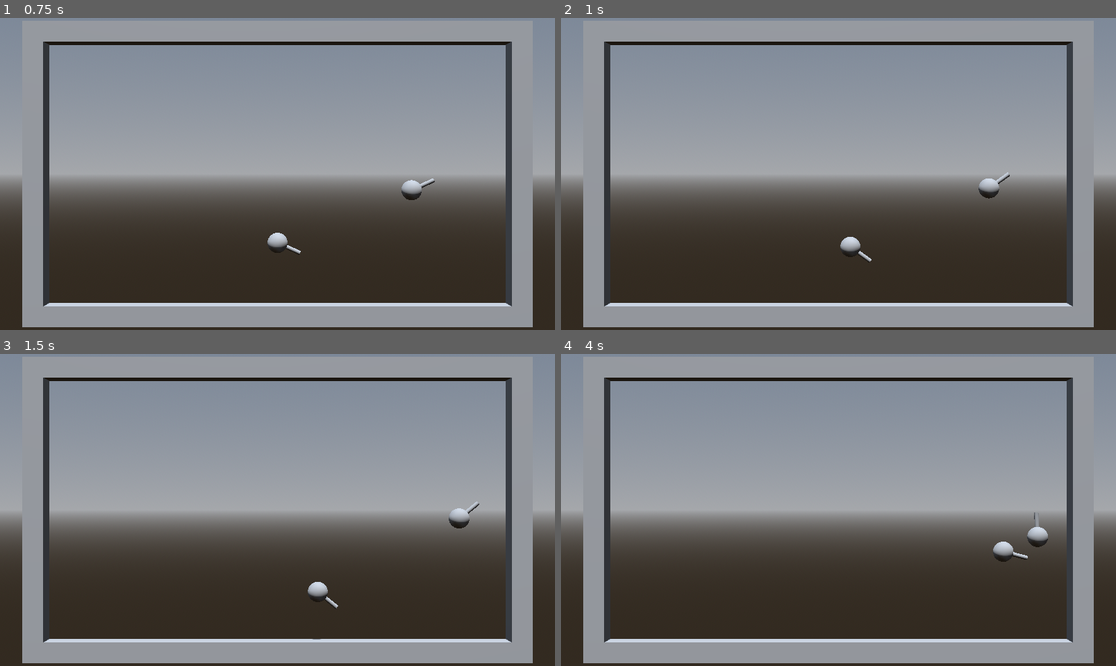
Above: before the commit, frames 1-4 (two rows, left to right).
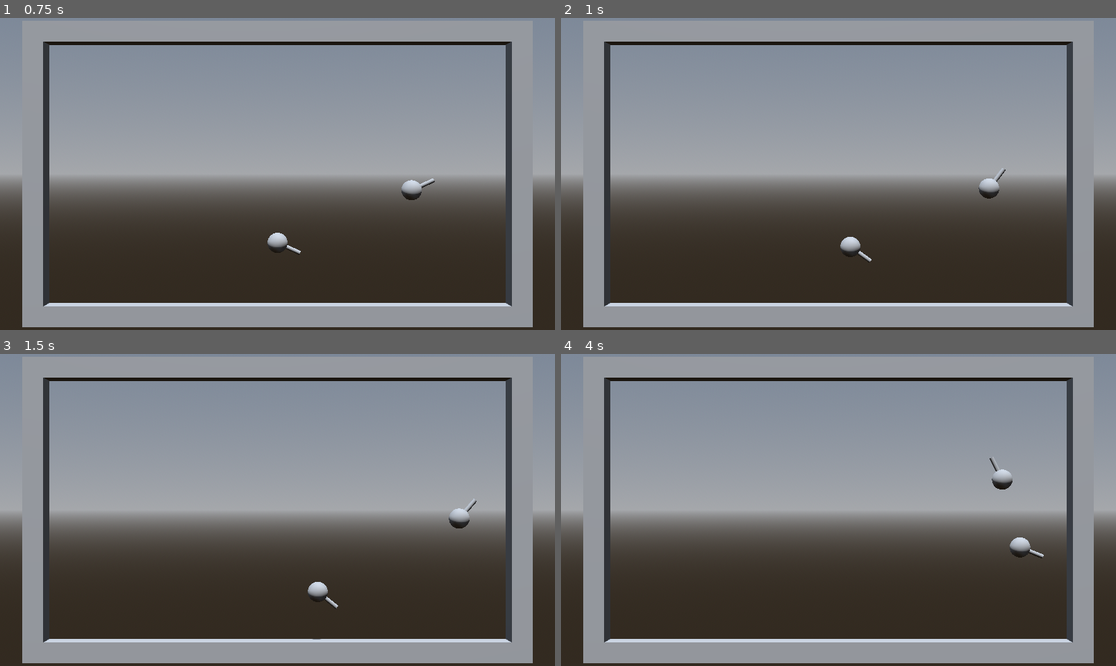
Above: after the commit, the same moments.

Repository: vipsbpig/BallonBird
Game: Godot game, scene res://Scenes/Game.tscn
Two runs of this game, one before a commit and one after it. Both use one fixed random seed, a clock stepped at 60 frames per second and the inputs below.
Inputs (mouse positions are in pixels of both pictures, inside the frame that each line leads up to):
- Up to frame 1 (0.75 s): tap Enter (jump2) at 0.5 s; move the mouse to (399, 158) at 0.52 s; hold D (move_right) from 0.53 s (still down); hold J (move_left2) from 0.53 s (still down); click (399, 158) at 0.67 s
- Up to frame 2 (1 s): keep holding D (move_right); keep holding J (move_left2); tap Space (jump) at 0.77 s; tap L (move_right2) at 0.8 s
- Up to frame 3 (1.5 s): move the mouse to (166, 525) at 1.27 s; release D (move_right) at 1.28 s; release J (move_left2) at 1.28 s; hold S from 1.28 s (still down); tap L (move_right2) at 1.35 s
- Up to frame 4 (4 s): tap Space (jump) at 1.52, 3.02, 3.77 s; tap J (move_left2) at 1.55, 3.05 s; move the mouse to (894, 441) at 2.02 s; release S at 2.03 s; hold D (move_right) 2.03-2.78 s; hold J (move_left2) 2.03-2.78 s; tap L (move_right2) at 2.3, 2.85, 3.8 s; move the mouse to (810, 572) at 2.77 s; hold W 2.78-3.53 s; click (810, 572) at 2.92 s; move the mouse to (1005, 556) at 3.52 s; hold A (move_left) from 3.53 s (still down); hold F from 3.53 s (still down)

Frame 1 is identical in both runs. In frame 2, less than 0.1% of the frame differs, in the area x 75-81%, y 48-58%; in frame 3, less than 0.1%; in frame 4, 0.8%, in the area x 77-88%, y 32-67%.

Commit message:
fix input for player2

Diff:
--- a/Scripts/input_behaviour.gd
+++ b/Scripts/input_behaviour.gd
@@ -28,8 +28,12 @@
 		elif Input.is_action_pressed("move_right2"):
 			rotateDirection = -1
 
-	if Input.is_action_just_pressed("move_left") || Input.is_action_just_pressed("move_right"):
-		holdTime = rotateTime
+	if player_index == 0:
+		if Input.is_action_just_pressed("move_left") || Input.is_action_just_pressed("move_right"):
+			holdTime = rotateTime
+	else:
+		if Input.is_action_just_pressed("move_left2") || Input.is_action_just_pressed("move_right2"):
+			holdTime = rotateTime
 
 	holdTime -= fixedDeltaTime
 
